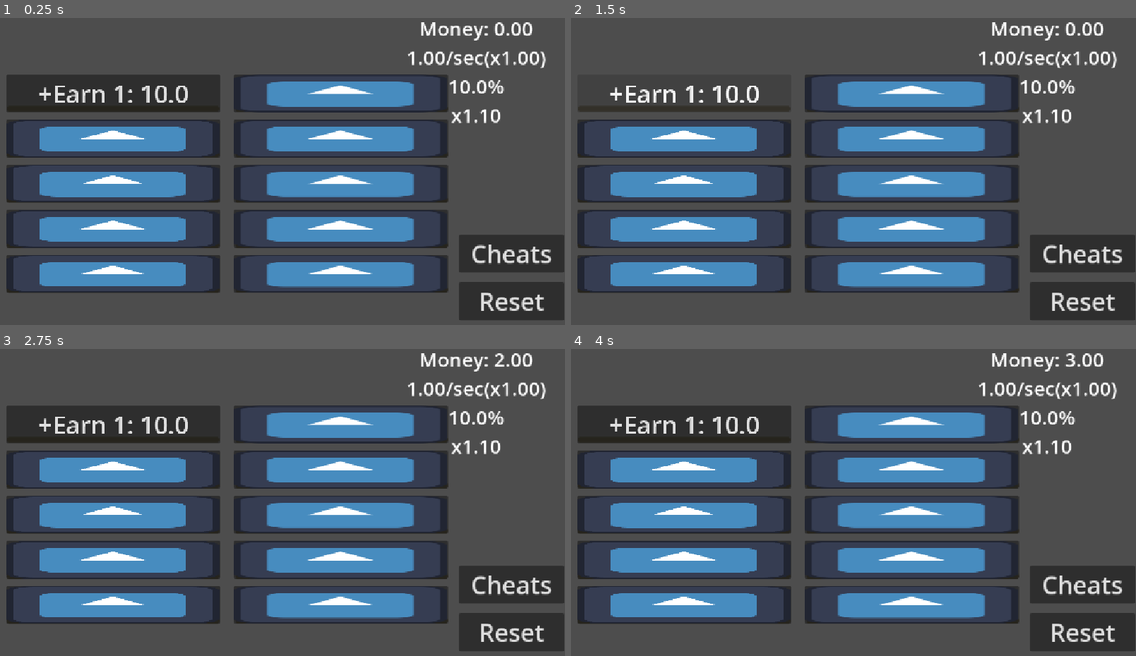
Above: before the commit, frames 1-4 (two rows, left to right).
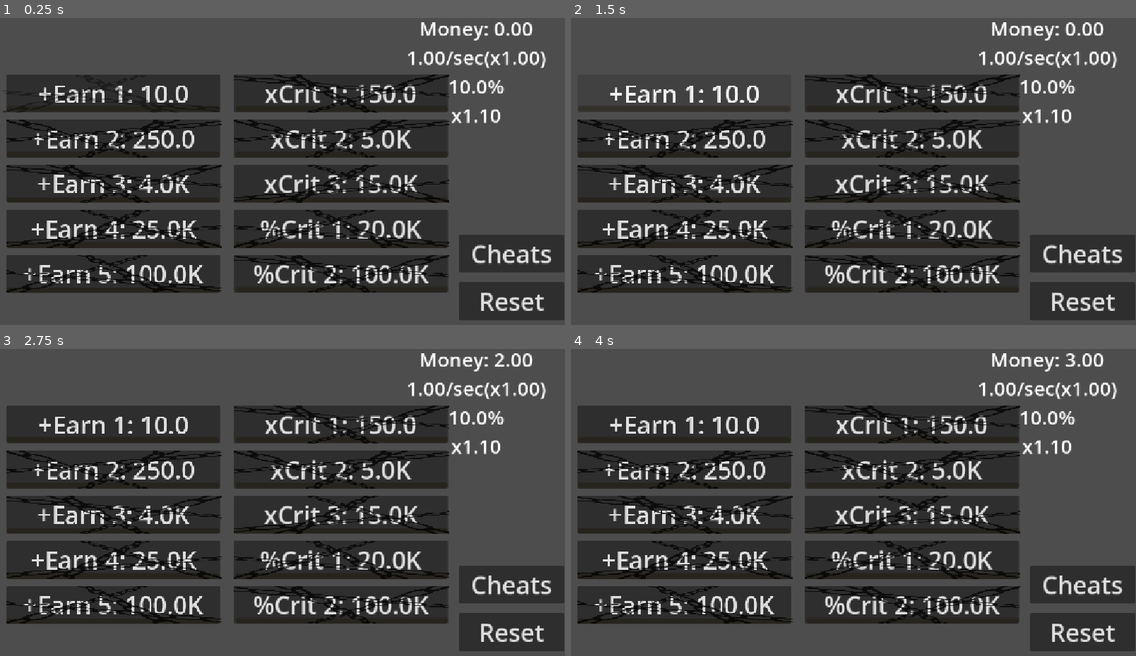
Above: after the commit, the same moments.

Repository: artemagant/Incremental
Game: Godot game, scene res://Scenes/Gameplay/Main Upgrade Screen/main_upgrades_screen.tscn
Two runs of this game, one before a commit and one after it. Both use one fixed random seed, a clock stepped at 60 frames per second and the inputs below. The engine's default icon, where the game draws it, is replaced by a stand-in: a white triangle on a blue panel in a dark square.
Inputs:
- Up to frame 1 (0.25 s): no input
- Up to frame 2 (1.5 s): click "Reset" at 0.5 s; click "+Earn 1: 10.0" at 1.25 s
- Up to frame 3 (2.75 s): click "+Earn 2: 250.0" at 2 s
- Up to frame 4 (4 s): click "+Earn 3: 4.0K" at 2.75 s; click "+Earn 4: 25.0K" at 3.5 s

The runs differ from the first frame. In frame 1, 37% of the frame differs, in the area x 0-80%, y 18-90%; in frame 2, 37%; in frame 3, 37%; in frame 4, 37%.

Commit message:
Add icon to locks

Diff:
--- a/incremental/Scenes/Gameplay/Main Upgrade Screen/main_upgrades_screen.gd
+++ b/incremental/Scenes/Gameplay/Main Upgrade Screen/main_upgrades_screen.gd
@@ -209,7 +209,12 @@
 		Data.game_data["total_balance"] = 0
 	for wrapper in $Wrap.get_children():
 		for upgrade in wrapper.get_children():
-			upgrade.lock_icon.visible = false if Data.game_data.total_balance>=upgrade.unlock_cost else true
+			if upgrade.unlock_cost <= Data.game_data.total_balance:
+				var tween = create_tween()
+				tween.parallel().tween_property(upgrade.lock_icon, "modulate:a", 0.0, 0.5)
+				await tween.finished
+				upgrade.lock_icon.visible = false
+				upgrade.lock_icon.modulate.a = 1.0
 
 func add_money() -> void: # Add money to balance
 	if not Data.game_data["total_balance"]:
--- a/incremental/Scenes/Gameplay/Main Upgrade Screen/main_upgrades_screen.tscn
+++ b/incremental/Scenes/Gameplay/Main Upgrade Screen/main_upgrades_screen.tscn
@@ -2,8 +2,8 @@
 
 [ext_resource type="Script" uid="uid://obquawutrjnb" path="res://Scenes/Gameplay/Main Upgrade Screen/main_upgrades_screen.gd" id="1_qiblr"]
 [ext_resource type="PackedScene" uid="uid://c5g5hfs2byfy6" path="res://Scenes/Upgrades Classes/Earn/upgrade_earn_class.tscn" id="2_fgo2i"]
+[ext_resource type="Texture2D" uid="uid://b3w5fqpvlsw28" path="res://art/chain.png" id="3_j34tm"]
 [ext_resource type="Script" uid="uid://d4n32f1itqr7s" path="res://Scenes/Upgrades Classes/Crit/upgrade_crit_class.gd" id="3_q5fsn"]
-[ext_resource type="Texture2D" uid="uid://ovlww66doff2" path="res://icon.svg" id="3_ye4yg"]
 [ext_resource type="PackedScene" uid="uid://cicgswq2apopp" path="res://Scenes/Upgrades Classes/Crit Chance/upgrade_crit_chance_class.tscn" id="4_tg0j2"]
 [ext_resource type="AudioStream" uid="uid://i0vegtw5wynm" path="res://SFX/Buttons_1Part_Menu.wav" id="5_ekqlg"]
 [ext_resource type="AudioStream" uid="uid://beg6l825wfcyo" path="res://SFX/Buttons_2Part_Menu.wav.wav" id="6_o4eol"]
@@ -86,12 +86,19 @@
 scrollable = false
 ticks_position = 3
 
-[node name="Lock" type="TextureRect" parent="Wrap/Upgrades_Earn/Button_Upgrade_1" unique_id=1849630000]
-z_index = 1
-layout_mode = 0
-scale = Vector2(3.390625, 0.6015625)
-mouse_filter = 0
-texture = ExtResource("3_ye4yg")
+[node name="Lock" type="TextureRect" parent="Wrap/Upgrades_Earn/Button_Upgrade_1" unique_id=2054184325]
+modulate = Color(0, 0, 0, 0.7411765)
+z_index = 1
+texture_filter = 1
+layout_mode = 0
+offset_left = -6.0
+offset_top = 0.6880069
+offset_right = 1054.0961
+offset_bottom = 256.68802
+scale = Vector2(0.416, 0.302)
+mouse_filter = 0
+texture = ExtResource("3_j34tm")
+flip_h = true
 
 [node name="Button_Upgrade_2" parent="Wrap/Upgrades_Earn" unique_id=502105022 node_paths=PackedStringArray("level_count_slider", "lock_icon") instance=ExtResource("2_fgo2i")]
 texture_filter = 1
@@ -125,12 +132,18 @@
 scrollable = false
 ticks_position = 3
 
-[node name="Lock" type="TextureRect" parent="Wrap/Upgrades_Earn/Button_Upgrade_2" unique_id=1839088486]
-z_index = 1
-layout_mode = 0
-scale = Vector2(3.390625, 0.6015625)
-mouse_filter = 0
-texture = ExtResource("3_ye4yg")
+[node name="Lock" type="TextureRect" parent="Wrap/Upgrades_Earn/Button_Upgrade_2" unique_id=136413080]
+modulate = Color(0, 0, 0, 0.7411765)
+z_index = 1
+texture_filter = 1
+layout_mode = 0
+offset_right = 1052.8845
+offset_bottom = 256.0
+scale = Vector2(0.416, 0.302)
+mouse_filter = 0
+texture = ExtResource("3_j34tm")
+flip_h = true
+flip_v = true
 
 [node name="Button_Upgrade_3" parent="Wrap/Upgrades_Earn" unique_id=1492891381 node_paths=PackedStringArray("level_count_slider", "lock_icon") instance=ExtResource("2_fgo2i")]
 texture_filter = 1
@@ -164,12 +177,17 @@
 scrollable = false
 ticks_position = 3
 
-[node name="Lock" type="TextureRect" parent="Wrap/Upgrades_Earn/Button_Upgrade_3" unique_id=1996387547]
-z_index = 1
-layout_mode = 0
-scale = Vector2(3.390625, 0.6015625)
-mouse_filter = 0
-texture = ExtResource("3_ye4yg")
+[node name="Lock" type="TextureRect" parent="Wrap/Upgrades_Earn/Button_Upgrade_3" unique_id=1907582257]
+modulate = Color(0, 0, 0, 0.7411765)
+z_index = 1
+texture_filter = 1
+layout_mode = 0
+offset_right = 1052.8845
+offset_bottom = 256.0
+scale = Vector2(0.416, 0.302)
+mouse_filter = 0
+texture = ExtResource("3_j34tm")
+flip_v = true
 
 [node name="Button_Upgrade_4" parent="Wrap/Upgrades_Earn" unique_id=976049518 node_paths=PackedStringArray("level_count_slider", "lock_icon") instance=ExtResource("2_fgo2i")]
 texture_filter = 1
@@ -204,12 +222,15 @@
 tick_count = 1
 ticks_position = 3
 
-[node name="Lock" type="TextureRect" parent="Wrap/Upgrades_Earn/Button_Upgrade_4" unique_id=1202354015]
-z_index = 1
-layout_mode = 0
-scale = Vector2(3.390625, 0.6015625)
-mouse_filter = 0
-texture = ExtResource("3_ye4yg")
+[node name="Lock" type="TextureRect" parent="Wrap/Upgrades_Earn/Button_Upgrade_4" unique_id=567603977]
+modulate = Color(0, 0, 0, 0.7411765)
+z_index = 1
+layout_mode = 0
+offset_right = 1052.8845
+offset_bottom = 256.0
+scale = Vector2(0.416, 0.302)
+mouse_filter = 0
+texture = ExtResource("3_j34tm")
 
 [node name="Button_Upgrade_5" parent="Wrap/Upgrades_Earn" unique_id=225392917 node_paths=PackedStringArray("level_count_slider", "lock_icon") instance=ExtResource("2_fgo2i")]
 texture_filter = 1
@@ -243,12 +264,17 @@
 scrollable = false
 ticks_position = 3
 
-[node name="Lock" type="TextureRect" parent="Wrap/Upgrades_Earn/Button_Upgrade_5" unique_id=1008711750]
-z_index = 1
-layout_mode = 0
-scale = Vector2(3.390625, 0.6015625)
-mouse_filter = 0
-texture = ExtResource("3_ye4yg")
+[node name="Lock" type="TextureRect" parent="Wrap/Upgrades_Earn/Button_Upgrade_5" unique_id=2089345376]
+modulate = Color(0, 0, 0, 0.7411765)
+z_index = 1
+texture_filter = 1
+layout_mode = 0
+offset_right = 1052.8845
+offset_bottom = 256.0
+scale = Vector2(0.416, 0.302)
+mouse_filter = 0
+texture = ExtResource("3_j34tm")
+flip_h = true
 
 [node name="Upgrades_Crit" type="VBoxContainer" parent="Wrap" unique_id=1686305966]
 offset_left = 477.0
@@ -269,7 +295,7 @@
 cost_mult = 2.5
 number = 1
 level_count_slider = NodePath("Level_Count")
-lock_icon = NodePath("Lock1")
+lock_icon = NodePath("Lock")
 metadata/_custom_type_script = "uid://d4n32f1itqr7s"
 
 [node name="Level_Count" type="HSlider" parent="Wrap/Upgrades_Crit/Button_Crit_Upgrade_1" unique_id=1989134588]
@@ -291,12 +317,17 @@
 scrollable = false
 ticks_position = 3
 
-[node name="Lock1" type="TextureRect" parent="Wrap/Upgrades_Crit/Button_Crit_Upgrade_1" unique_id=1488894974]
-z_index = 1
-layout_mode = 0
-scale = Vector2(3.390625, 0.6015625)
-mouse_filter = 0
-texture = ExtResource("3_ye4yg")
+[node name="Lock" type="TextureRect" parent="Wrap/Upgrades_Crit/Button_Crit_Upgrade_1" unique_id=1466757706]
+modulate = Color(0, 0, 0, 0.7411765)
+z_index = 1
+texture_filter = 1
+layout_mode = 0
+offset_right = 1052.8845
+offset_bottom = 256.0
+scale = Vector2(0.416, 0.302)
+mouse_filter = 0
+texture = ExtResource("3_j34tm")
+flip_v = true
 
 [node name="Button_Crit_Upgrade_2" type="Button" parent="Wrap/Upgrades_Crit" unique_id=1614711276 node_paths=PackedStringArray("level_count_slider", "lock_icon")]
 layout_mode = 2
@@ -331,12 +362,18 @@
 scrollable = false
 ticks_position = 3
 
-[node name="Lock" type="TextureRect" parent="Wrap/Upgrades_Crit/Button_Crit_Upgrade_2" unique_id=1099187539]
-z_index = 1
-layout_mode = 0
-scale = Vector2(3.390625, 0.6015625)
-mouse_filter = 0
-texture = ExtResource("3_ye4yg")
+[node name="Lock" type="TextureRect" parent="Wrap/Upgrades_Crit/Button_Crit_Upgrade_2" unique_id=19607696]
+modulate = Color(0, 0, 0, 0.7411765)
+z_index = 1
+texture_filter = 1
+layout_mode = 0
+offset_right = 1052.8845
+offset_bottom = 256.0
+scale = Vector2(0.416, 0.302)
+mouse_filter = 0
+texture = ExtResource("3_j34tm")
+flip_h = true
+flip_v = true
 
 [node name="Button_Crit_Upgrade_3" type="Button" parent="Wrap/Upgrades_Crit" unique_id=224201033 node_paths=PackedStringArray("level_count_slider", "lock_icon")]
 layout_mode = 2
@@ -371,12 +408,16 @@
 scrollable = false
 ticks_position = 3
 
-[node name="Lock" type="TextureRect" parent="Wrap/Upgrades_Crit/Button_Crit_Upgrade_3" unique_id=1265338141]
-z_index = 1
-layout_mode = 0
-scale = Vector2(3.390625, 0.6015625)
-mouse_filter = 0
-texture = ExtResource("3_ye4yg")
+[node name="Lock" type="TextureRect" parent="Wrap/Upgrades_Crit/Button_Crit_Upgrade_3" unique_id=1463984208]
+modulate = Color(0, 0, 0, 0.7411765)
+z_index = 1
+texture_filter = 1
+layout_mode = 0
+offset_right = 1052.8845
+offset_bottom = 256.0
+scale = Vector2(0.416, 0.302)
+mouse_filter = 0
+texture = ExtResource("3_j34tm")
 
 [node name="Upgrades_Crit_Chance" type="VBoxContainer" parent="Wrap" unique_id=73283268]
 offset_left = 477.0
@@ -416,12 +457,17 @@
 scrollable = false
 ticks_position = 3
 
-[node name="Lock" type="TextureRect" parent="Wrap/Upgrades_Crit_Chance/UpgradeCritClass" unique_id=2144596755]
-z_index = 1
-layout_mode = 0
-scale = Vector2(3.390625, 0.6015625)
-mouse_filter = 0
-texture = ExtResource("3_ye4yg")
+[node name="Lock" type="TextureRect" parent="Wrap/Upgrades_Crit_Chance/UpgradeCritClass" unique_id=1123065814]
+modulate = Color(0, 0, 0, 0.7411765)
+z_index = 1
+texture_filter = 1
+layout_mode = 0
+offset_right = 1052.8845
+offset_bottom = 256.0
+scale = Vector2(0.416, 0.302)
+mouse_filter = 0
+texture = ExtResource("3_j34tm")
+flip_h = true
 
 [node name="UpgradeCritClass2" parent="Wrap/Upgrades_Crit_Chance" unique_id=334210569 node_paths=PackedStringArray("level_count_slider", "lock_icon") instance=ExtResource("4_tg0j2")]
 layout_mode = 2
@@ -454,12 +500,17 @@
 scrollable = false
 ticks_position = 3
 
-[node name="Lock" type="TextureRect" parent="Wrap/Upgrades_Crit_Chance/UpgradeCritClass2" unique_id=1529426618]
-z_index = 1
-layout_mode = 0
-scale = Vector2(3.390625, 0.6015625)
-mouse_filter = 0
-texture = ExtResource("3_ye4yg")
+[node name="Lock" type="TextureRect" parent="Wrap/Upgrades_Crit_Chance/UpgradeCritClass2" unique_id=706307514]
+modulate = Color(0, 0, 0, 0.7411765)
+z_index = 1
+texture_filter = 1
+layout_mode = 0
+offset_right = 1052.8845
+offset_bottom = 256.0
+scale = Vector2(0.416, 0.302)
+mouse_filter = 0
+texture = ExtResource("3_j34tm")
+flip_v = true
 
 [node name="Center" type="CenterContainer" parent="." unique_id=285881033]
 offset_left = 784.0
Binary file added: incremental/art/393a7d8e436bccc3aedfd43865b48890-padlock-icon.png
Not shown, added: incremental/art/393a7d8e436bccc3aedfd43865b48890-padlock-icon.png.import
Binary file added: incremental/art/chain.png
Not shown, added: incremental/art/chain.png.import
Binary file added: incremental/art/images.png
Not shown, added: incremental/art/images.png.import
